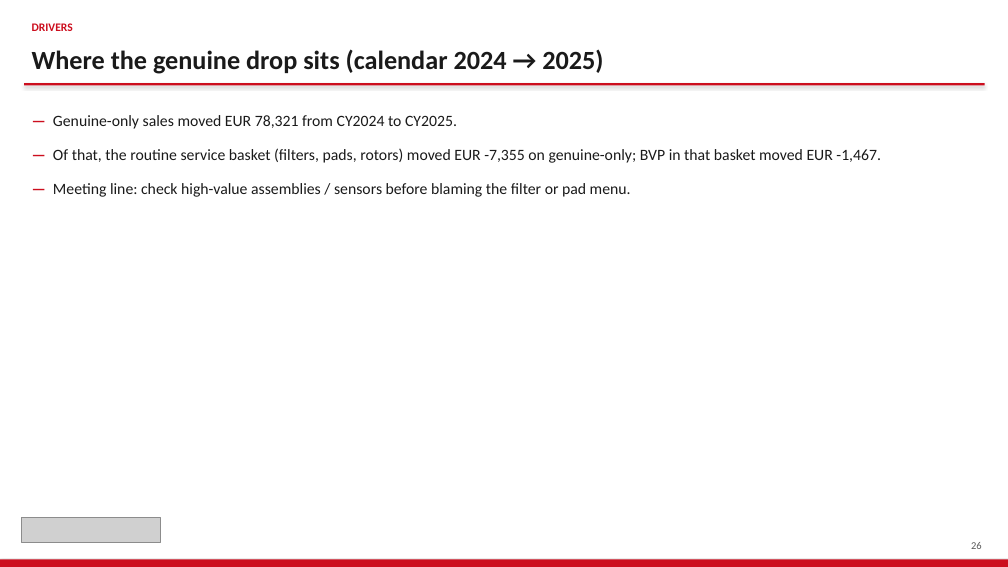
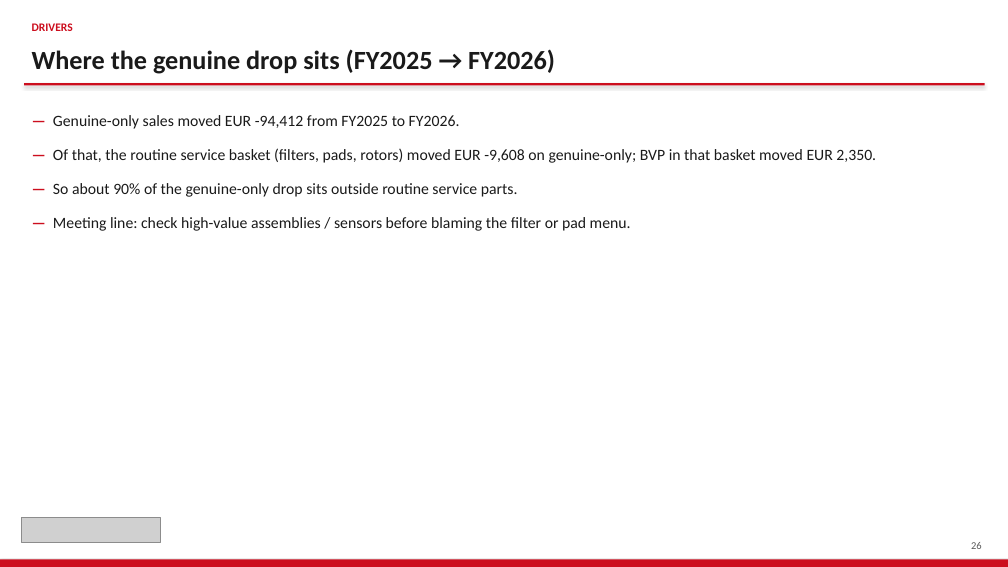
Before and after one commit to jeromio1987/ISZE, a slide deck: slide 26 of 09_meetings/IBX_Sales_Review_2026/ISZE_IBX_Sales_Review_FY2027.pptx. Drawn at 1008x567 pixels with LibreOffice and Linux fonts; fonts in the diff are those of the drawing; grey boxes stand for pictures. Boxes give left, top, right and bottom in pixels: in the first picture for what was removed or moved away, otherwise in the second. Text is boxed around its words. In the diff, an @@ line names an element or a change of style, - is before the commit and + after.

```diff
--- a/09_meetings/IBX_Sales_Review_2026/ISZE_IBX_Sales_Review_FY2027.pptx
+++ b/09_meetings/IBX_Sales_Review_2026/ISZE_IBX_Sales_Review_FY2027.pptx
@@ text at <box>32,49,555,74</box>: text changed @@
-Where the genuine drop sits (calendar 2024 → 2025)
+Where the genuine drop sits (FY2025 → FY2026)
@@ text at <box>53,115,876,197</box>: text changed @@
-— Genuine-only sales moved EUR 78,321 from CY2024 to CY2025.
-— Of that, the routine service basket (filters, pads, rotors) moved EUR -7,355 on genuine-only; BVP in that basket moved EUR -1,467.
+— Genuine-only sales moved EUR -94,412 from FY2025 to FY2026.
+— Of that, the routine service basket (filters, pads, rotors) moved EUR -9,608 on genuine-only; BVP in that basket moved EUR 2,350.
+— So about 90% of the genuine-only drop sits outside routine service parts.
```
Also in this commit, not shown: 11 other slides changed, 9 other files.
